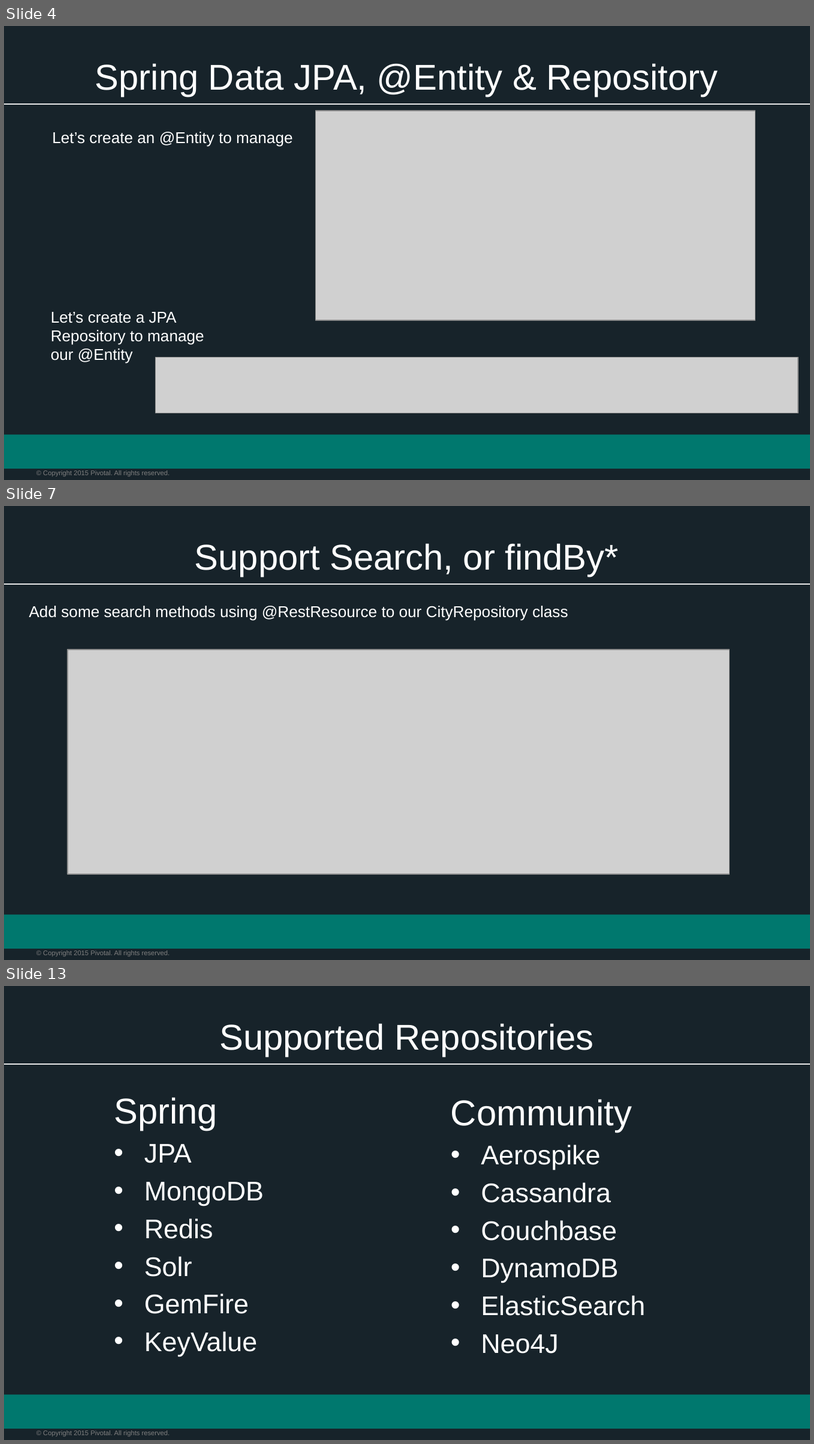
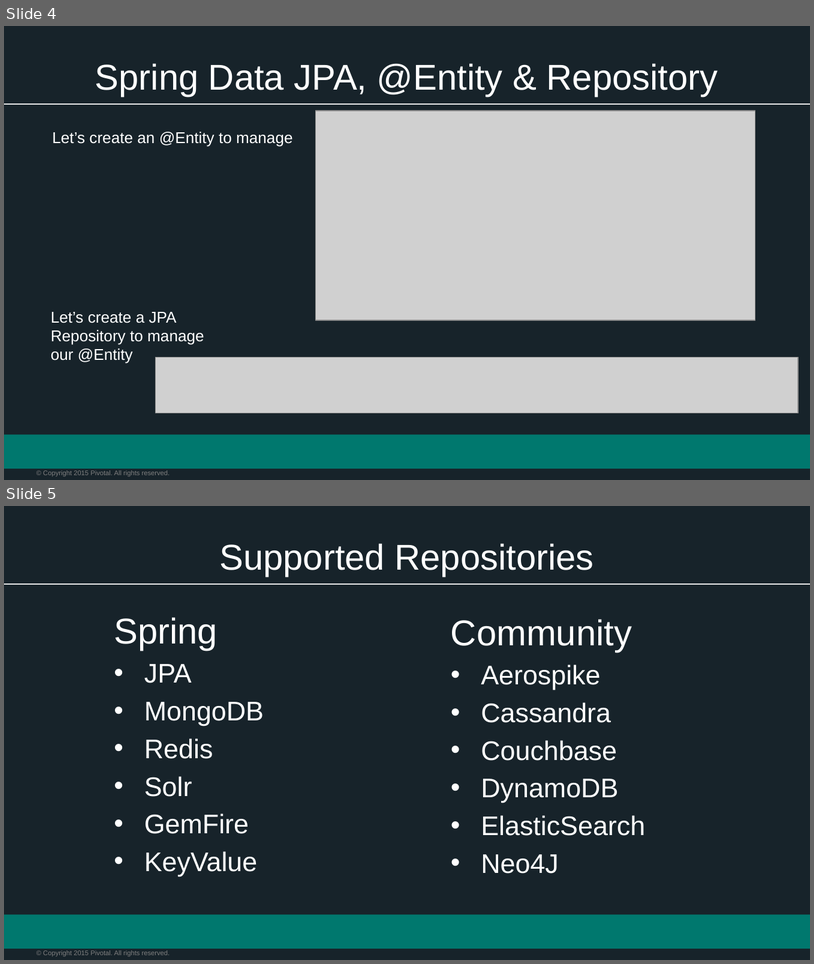
Before and after one commit to phopper-pivotal/Spring-Workshop-Dish, a slide deck: Session_4_Polyglot_Persistence.pptx. Shown one above the other, each under a label of ours: slides 4, 7 and 13 before the commit, slides 4 and 5 after it; the slides between them are not shown. The pictures are 814x1444 and 814x964 pixels, drawn with LibreOffice and Linux fonts; fonts in the diff are those of the drawing; grey boxes stand for pictures; background and template pictures are left out. Boxes give left, top, right and bottom in pixels: in the first picture for what was removed or moved away, otherwise in the second. Text is boxed around its words. In the diff, an @@ line names an element or a change of style, - is before the commit and + after.

```diff
--- a/Session_4_Polyglot_Persistence.pptx
+++ b/Session_4_Polyglot_Persistence.pptx
@@ slide 7 removed at (4, 506, 810, 960), background #17232A; not listed: 3 template elements that a slide beside it also shows @@
@@ title removed at (195, 543, 619, 577) @@
-Support Search, or findBy*
@@ text removed at (29, 606, 569, 620) @@
-Add some search methods using @RestResource to our CityRepository class
@@ picture removed at (68, 649, 730, 874) @@
@@ what was slide 13 is now slide 5 @@
```
Also in this commit, not shown: 1 slide changed, 7 other slides removed, 2 other files.
